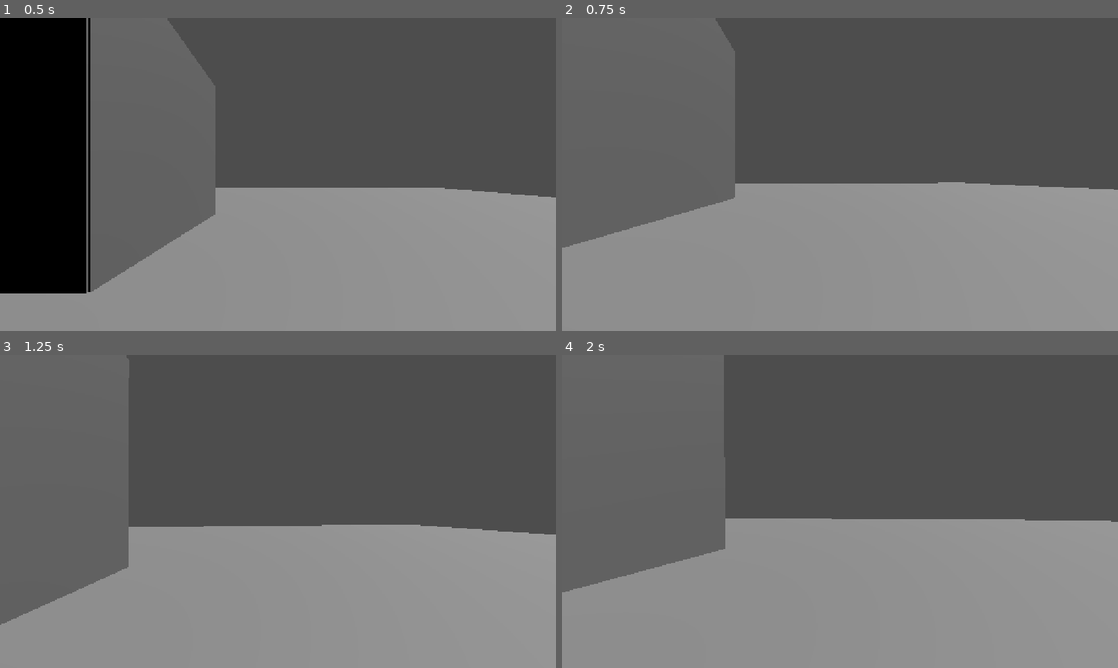
Above: before the commit, frames 1-4 (two rows, left to right).
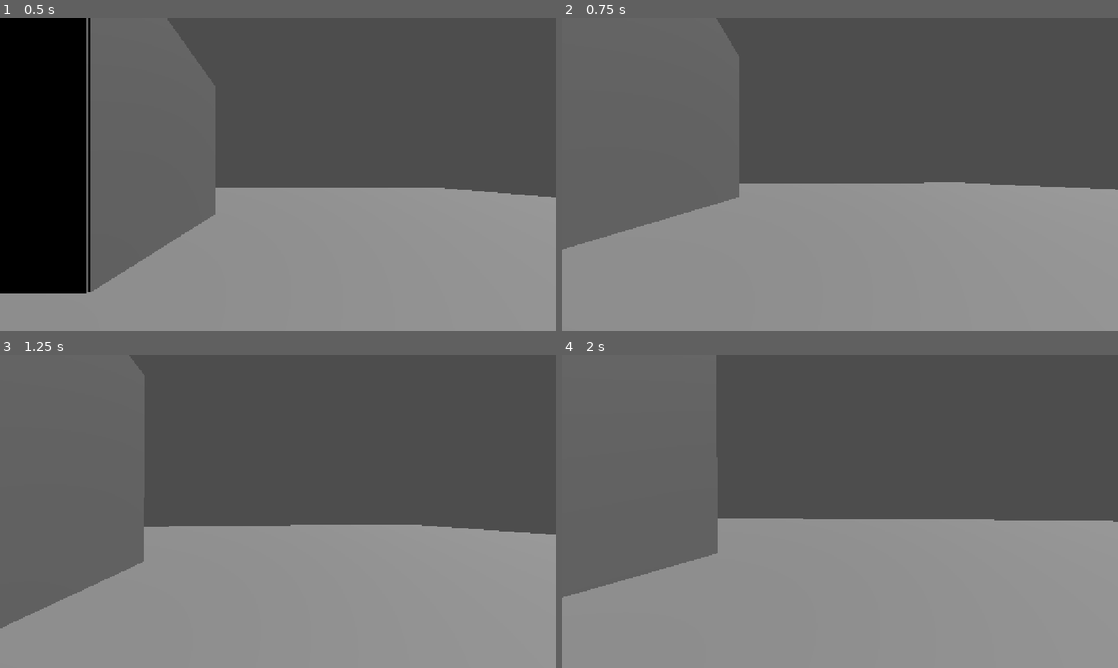
Above: after the commit, the same moments.

Repository: electrp/ggj25
Game: Godot game, scene res://roomTest.tscn
Two runs of this game, one before a commit and one after it. Both use one fixed random seed, a clock stepped at 60 frames per second and the inputs below.
Inputs (mouse positions are in pixels of both pictures, inside the frame that each line leads up to):
- Up to frame 1 (0.5 s): no input
- Up to frame 2 (0.75 s): move the mouse to (867, 174) at 0.52 s; hold Up (ui_up) from 0.53 s (still down); hold Shift (ui_run) from 0.53 s (still down); click (867, 174) at 0.67 s
- Up to frame 3 (1.25 s): keep holding Up (ui_up); keep holding Shift (ui_run); tap Space (ui_accept) at 0.77 s
- Up to frame 4 (2 s): keep holding Up (ui_up); move the mouse to (812, 511) at 1.27 s; release Shift (ui_run) at 1.28 s; tap Shift (ui_run) at 1.35 s; tap Space (ui_accept) at 1.52 s

Frame 1 is identical in both runs. In frame 2, 0.2% of the frame differs, in the area x 0-100%, y 0-74%; in frame 3, 0.6%, in the area x 0-99%, y 54-88%; in frame 4, 0.5%.

Commit message:
player movement lerp

Diff:
--- a/ggj25/roomTest.tscn
+++ b/ggj25/roomTest.tscn
@@ -5,6 +5,14 @@
 [sub_resource type="BoxMesh" id="BoxMesh_kqw4f"]
 
 [node name="Node3D" type="Node3D"]
+
+[node name="Floor" type="CSGBox3D" parent="."]
+transform = Transform3D(100, 0, 0, 0, 1, 0, 0, 0, 100, 0, 0, 0)
+use_collision = true
+
+[node name="MeshInstance3D" type="MeshInstance3D" parent="Floor"]
+mesh = SubResource("BoxMesh_kqw4f")
+skeleton = NodePath("")
 
 [node name="WallLeft" type="CSGBox3D" parent="."]
 transform = Transform3D(10, 0, 0, 0, 9.49386, 0, 0, 0, 0.266045, -0.0106361, 5.60184, -5.15279)
@@ -27,11 +35,3 @@
 
 [node name="Player" parent="." instance=ExtResource("1_p1pp2")]
 transform = Transform3D(1, 0, 0, 0, 1, 0, 0, 0, 1, 9.73375, 4.21921, 0.0133736)
-
-[node name="CSGBox3D" type="CSGBox3D" parent="."]
-transform = Transform3D(100, 0, 0, 0, 1, 0, 0, 0, 100, 0, 0, 0)
-use_collision = true
-
-[node name="MeshInstance3D" type="MeshInstance3D" parent="CSGBox3D"]
-mesh = SubResource("BoxMesh_kqw4f")
-skeleton = NodePath("")
--- a/ggj25/source/CharacterBody.gd
+++ b/ggj25/source/CharacterBody.gd
@@ -5,11 +5,13 @@
 @export var runSpeed = 8.0
 @export var jumpVel = 4.5
 @export var mouseSens = 0.3
-@export var lerpSpeed = 10
+@export var lerpSpeed = 8.0
 
 # private variables
 @onready var head = $Head
 var direction = Vector3.ZERO
+var currentSpeed = 0.0
+var isRunning = false
 
 func _ready():
 	process_mode = PROCESS_MODE_PAUSABLE
@@ -29,22 +31,28 @@
 	if Input.is_action_just_pressed("ui_accept") and is_on_floor():
 		velocity.y = jumpVel
 
+	# Handle running input only when on the floor
+	if is_on_floor():
+		isRunning = Input.is_action_pressed("ui_run")
+
 	# Get the input direction and handle the movement/deceleration.
-	# As good practice, you should replace UI actions with custom gameplay actions.
 	var input_dir := Input.get_vector("ui_left", "ui_right", "ui_up", "ui_down")
 	direction = lerp(direction, (transform.basis * Vector3(input_dir.x, 0, input_dir.y)).normalized(), delta * lerpSpeed)
 
-	# Run
-	var speed = walkSpeed
-	if Input.is_action_pressed("ui_run"):
-		speed = runSpeed
+	# Set the target speed based on running state
+	var targetSpeed = walkSpeed
+	if isRunning:
+		targetSpeed = runSpeed
 
-	# Calculate direction
+	# Smoothly interpolate speed
+	currentSpeed = lerp(currentSpeed, targetSpeed, delta * lerpSpeed)
+
+	# Calculate velocity
 	if direction:
-		velocity.x = direction.x * speed
-		velocity.z = direction.z * speed
+		velocity.x = direction.x * currentSpeed
+		velocity.z = direction.z * currentSpeed
 	else:
-		velocity.x = move_toward(velocity.x, 0, speed)
-		velocity.z = move_toward(velocity.z, 0, speed)
+		velocity.x = move_toward(velocity.x, 0, walkSpeed * delta)
+		velocity.z = move_toward(velocity.z, 0, walkSpeed * delta)
 
 	move_and_slide()
